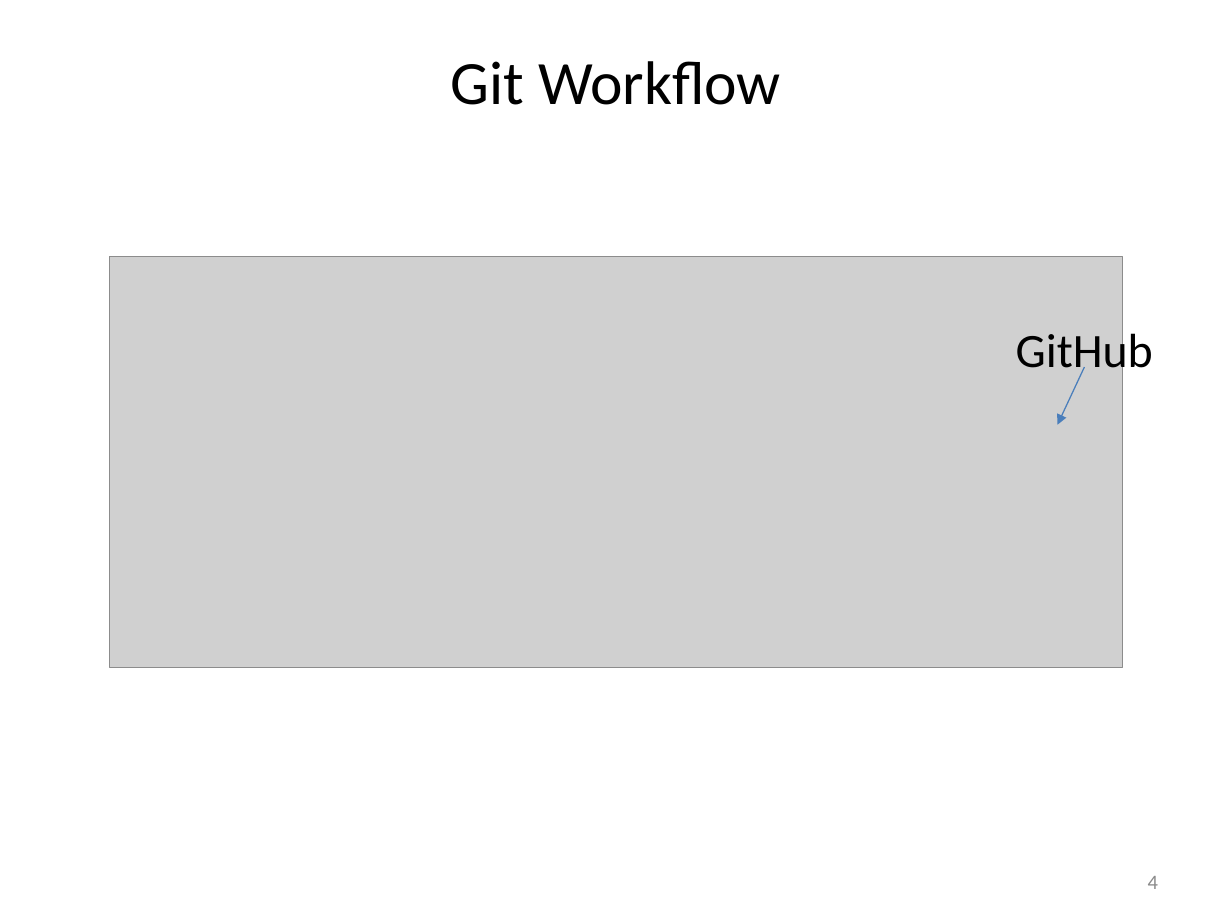
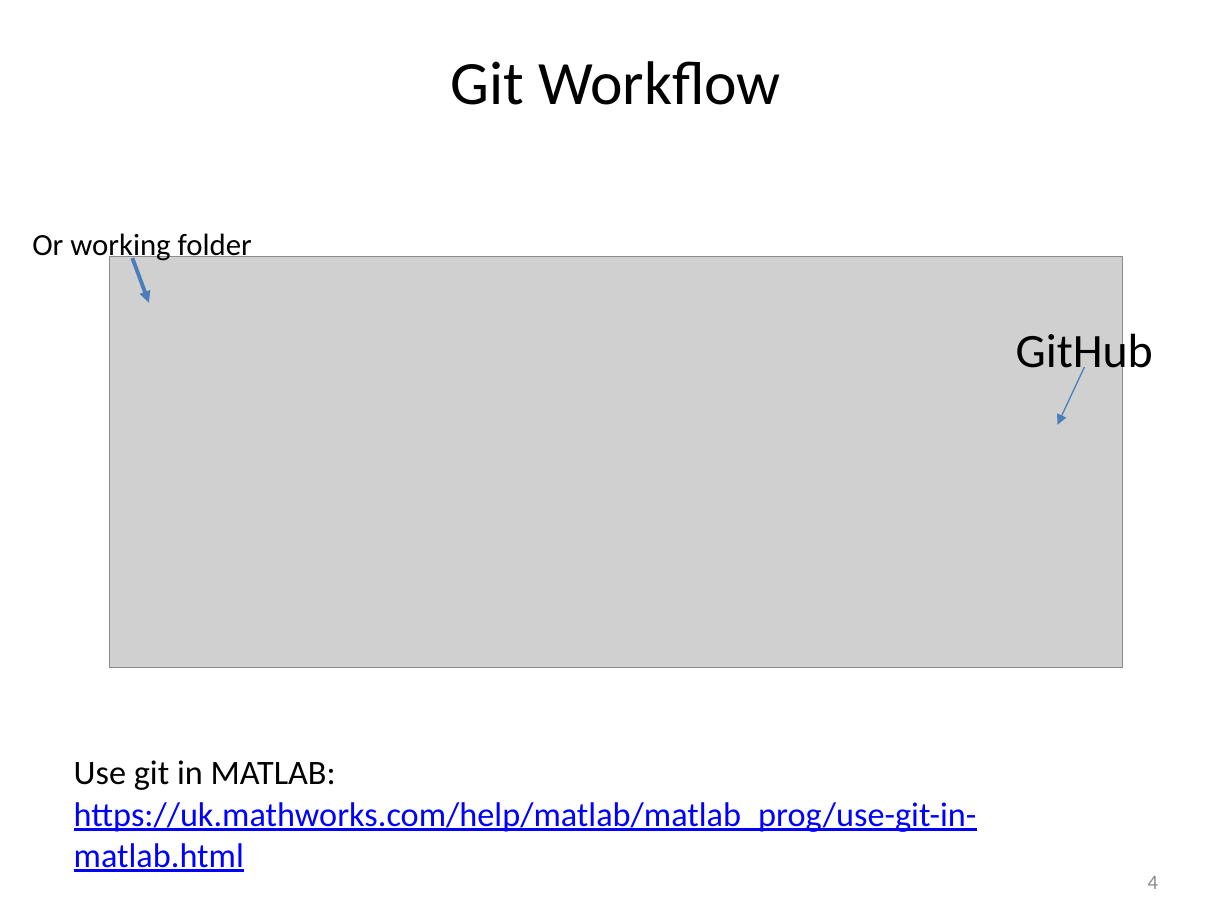
Before and after one commit to louisepb/Nottingham_Workshop, a slide deck: slide 4 of InstructorMaterials/Best Practices for Software Development using MATLAB.pptx. Drawn at 1232x924 pixels with LibreOffice and Linux fonts; fonts in the diff are those of the drawing; grey boxes stand for pictures. Boxes give left, top, right and bottom in pixels: in the first picture for what was removed or moved away, otherwise in the second. Text is boxed around its words. In the diff, an @@ line names an element or a change of style, - is before the commit and + after.

Commit message:
Added Chapter 0 - Matlab and git

```diff
--- a/InstructorMaterials/Best Practices for Software Development using MATLAB.pptx
+++ b/InstructorMaterials/Best Practices for Software Development using MATLAB.pptx
@@ text added at (x1=32, y1=233, x2=252, y2=263), 18 pt, text #000000 @@
+Or working folder
@@ arrow added from (132, 257) to (149, 303), #4B7EBC 2.25 pt @@
@@ text added at (x1=74, y1=760, x2=977, y2=872), 20 pt, text #0000FF, underline @@
+Use git in MATLAB: https://uk.mathworks.com/help/matlab/matlab_prog/use-git-in-matlab.html
```
Also in this commit, not shown: 1 other file.
